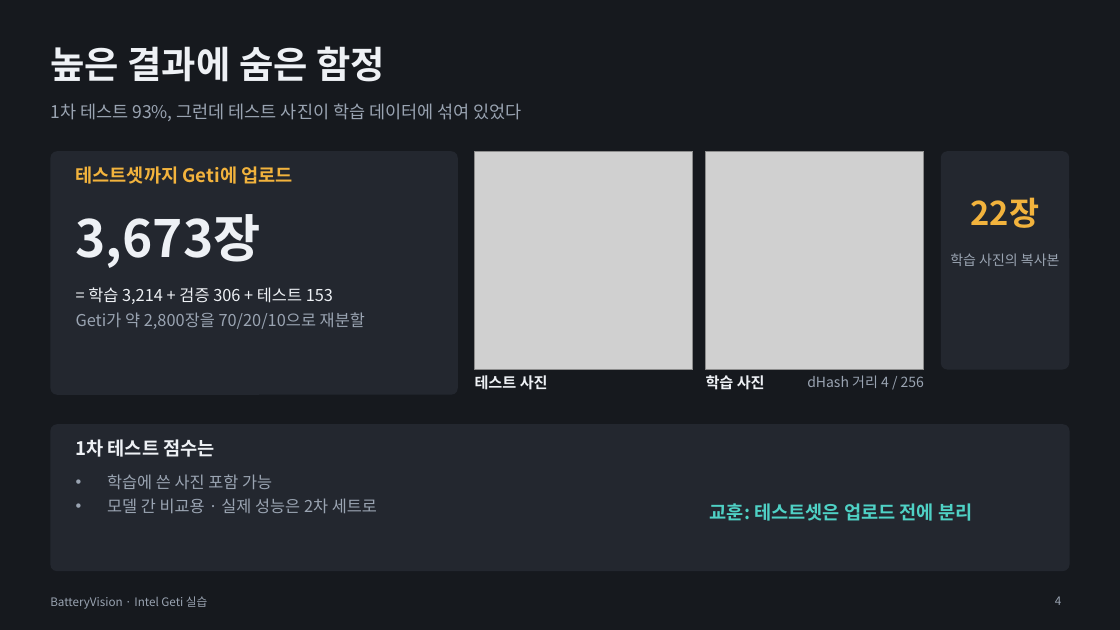
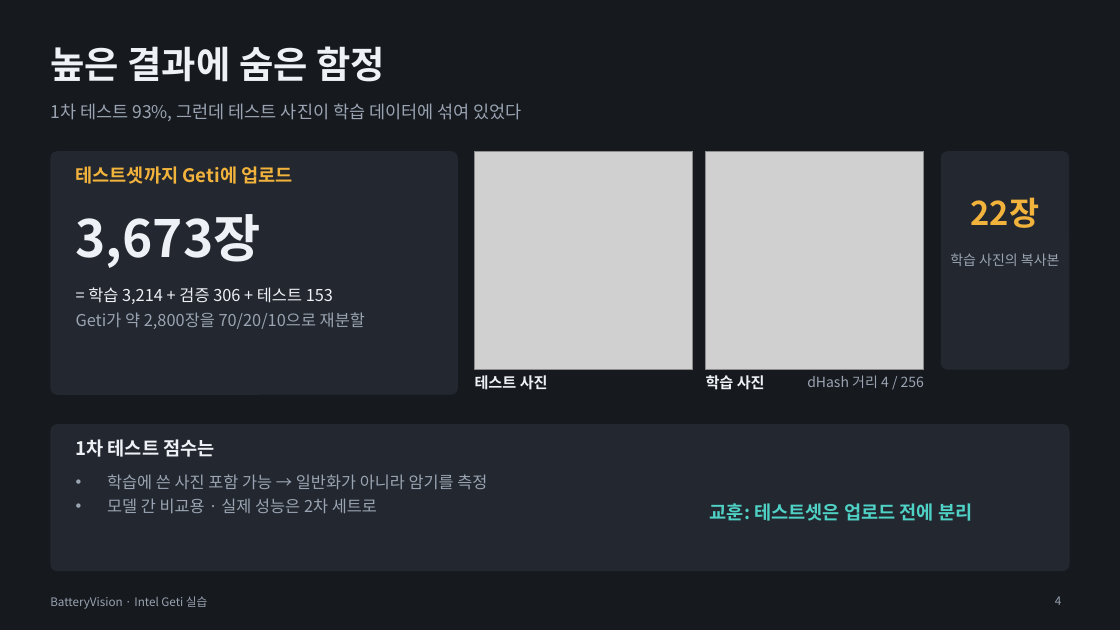
Before and after one commit to se4nchoi/batteryvision, a slide deck: slide 4 of docs/submission/BatteryVision_발표.pptx. Drawn at 1120x630 pixels with LibreOffice and Linux fonts; fonts in the diff are those of the drawing; grey boxes stand for pictures. Boxes give left, top, right and bottom in pixels: in the first picture for what was removed or moved away, otherwise in the second. Text is boxed around its words. In the diff, an @@ line names an element or a change of style, - is before the commit and + after.

```diff
--- a/docs/submission/BatteryVision_발표.pptx
+++ b/docs/submission/BatteryVision_발표.pptx
@@ text at <box>107,474,487,489</box>: text changed @@
-• 학습에 쓴 사진 포함 가능
+• 학습에 쓴 사진 포함 가능 → 일반화가 아니라 암기를 측정
```
Also in this commit, not shown: 5 other slides changed, 2 other files.
